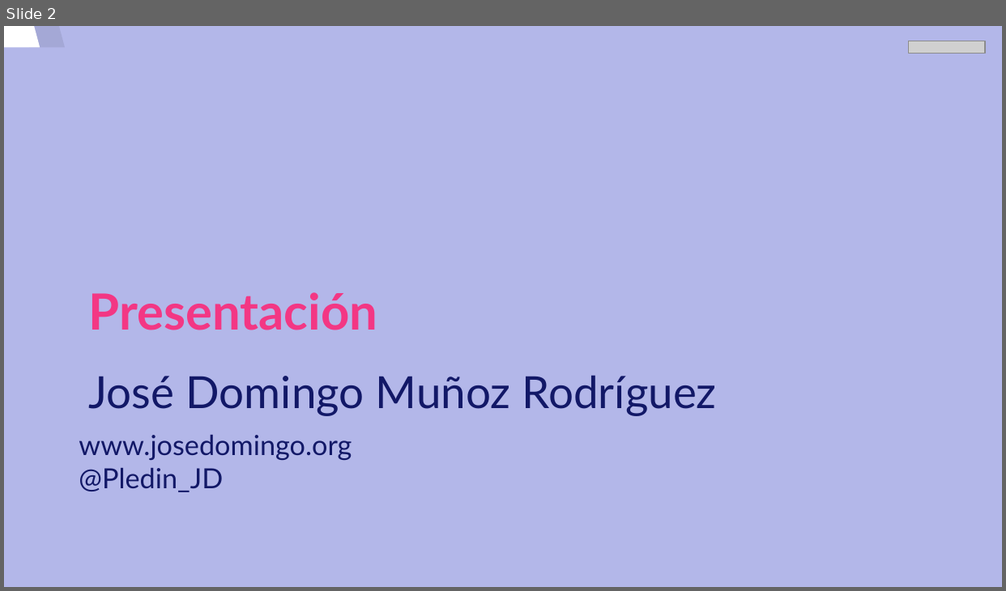
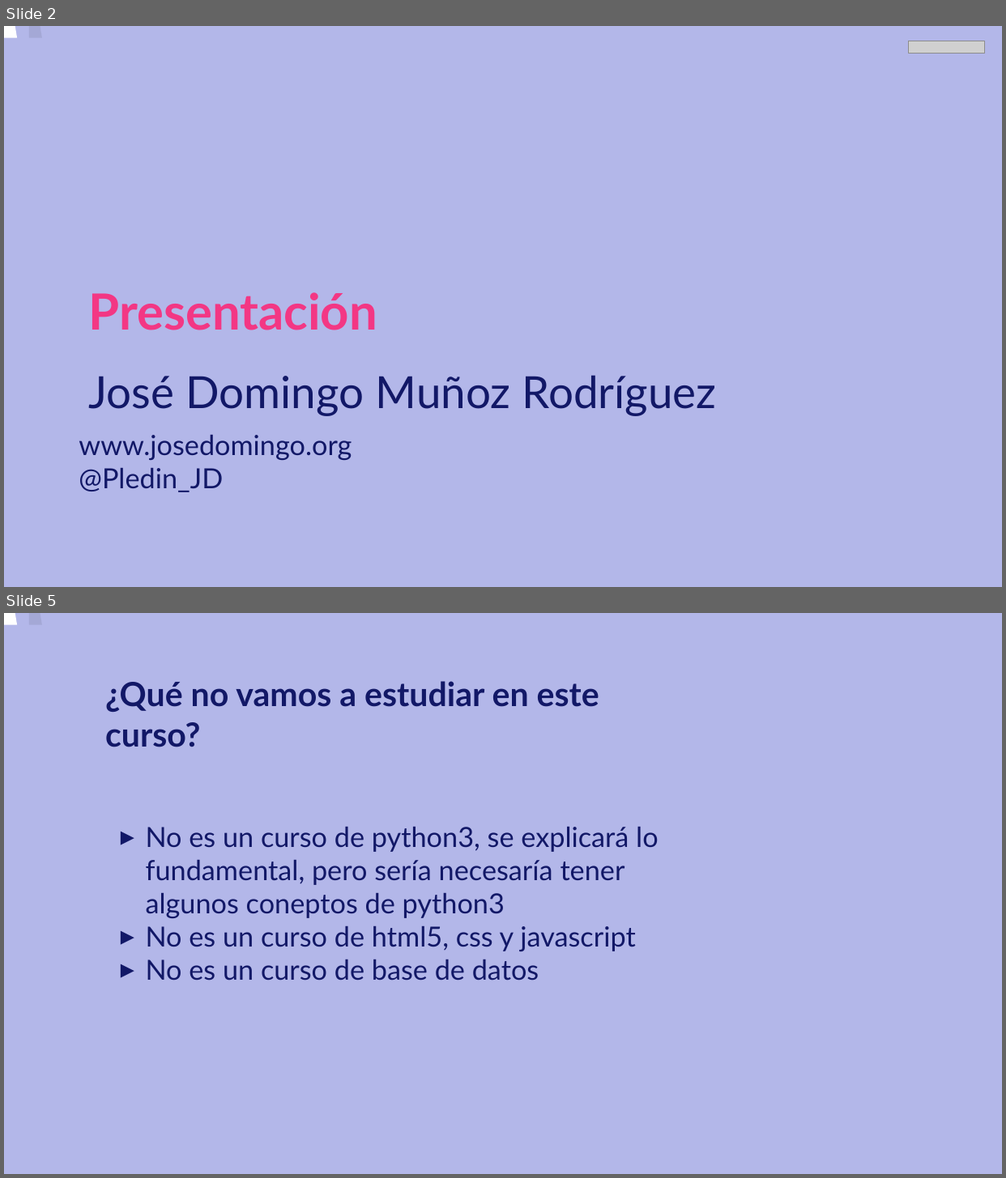
Before and after one commit to josedom24/curso_flask, a slide deck: curso/u0/u0.odp. Shown one above the other, each under a label of ours: slide 2 before the commit, slides 2 and 5 after it; the slides between them are not shown. The pictures are 1006x591 and 1006x1178 pixels, drawn with LibreOffice and Linux fonts; fonts in the diff are those of the drawing; grey boxes stand for pictures. Boxes give left, top, right and bottom in pixels: in the first picture for what was removed or moved away, otherwise in the second. Text is boxed around its words. In the diff, an @@ line names an element or a change of style, - is before the commit and + after.

```diff
--- a/curso/u0/u0.odp
+++ b/curso/u0/u0.odp
@@ slide 5 added at [4, 613, 1002, 1174], background #B3B7E9; not listed: 2 template elements that a slide beside it also shows @@
@@ text added at [105, 681, 599, 747], 24 pt, text #121867, bold @@
+¿Qué no vamos a estudiar en este curso?
@@ text added at [146, 827, 658, 980], 20 pt, text #121867 @@
+▸ No es un curso de python3, se explicará lo fundamental, pero sería necesaría tener algunos coneptos de python3
+▸ No es un curso de html5, css y javascript
+▸ No es un curso de base de datos
@@ slide 2 changed as well @@
@@ freeform shape at [4, 26, 902, 587]: outline redrawn @@
@@ freeform shape at [29, 26, 927, 587]: outline redrawn @@
```
Also in this commit, not shown: 1 other slide changed, 5 other slides added, 8 slides removed, 1 other file.
